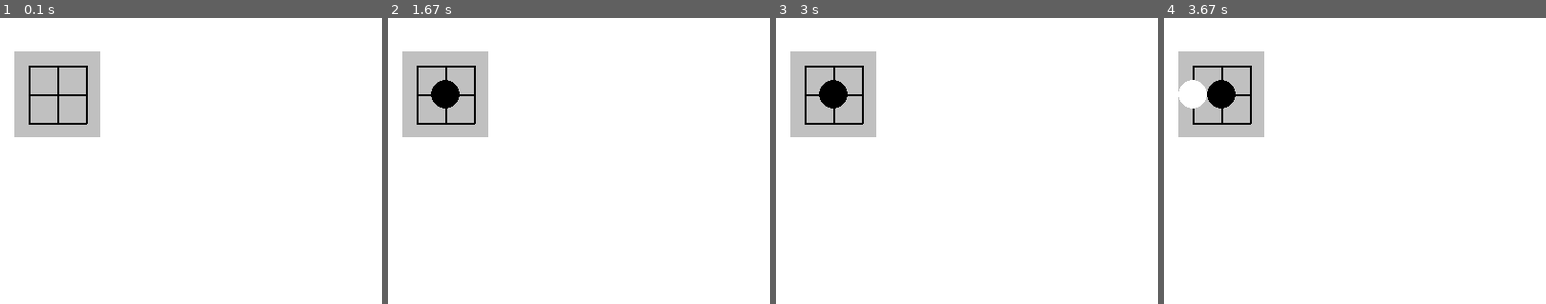
Above: before the commit, frames 1-4 (left to right).
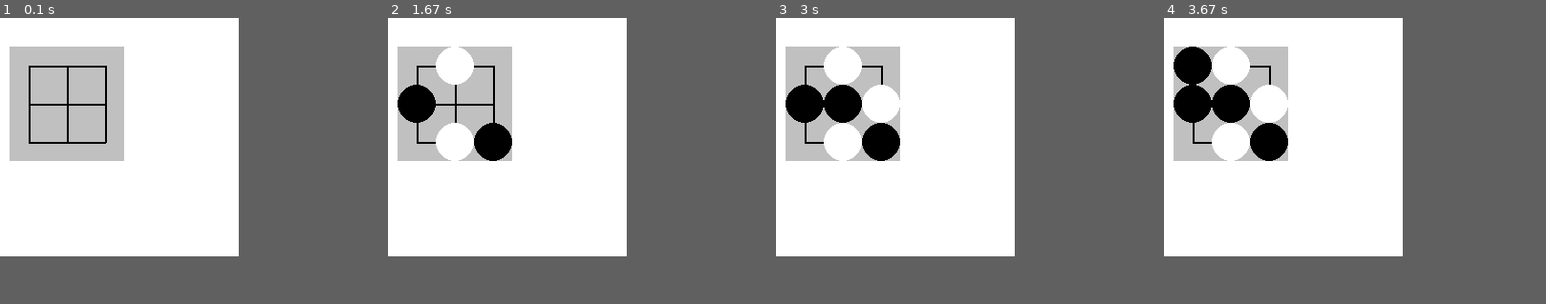
Above: after the commit, the same moments.

Repository: MyEncyclopedia/ConnectNGym
Game: pygame game, started from PyGameConnectN.py
Two runs of this game, one before a commit and one after it. Both use one fixed random seed, a clock stepped at 60 frames per second and the inputs below.
Inputs (mouse positions are % of the whole screen's width and height, from its top left):
- Up to frame 1 (0.1 s): no input
- Up to frame 2 (1.67 s): click (16, 21) at 0.38 s; click (8, 21) at 0.72 s; click (6, 14) at 1.05 s; click (7, 5) at 1.38 s
- Up to frame 3 (3 s): click (8, 12) at 1.72 s; click (14, 14) at 2.55 s
- Up to frame 4 (3.67 s): click (4, 12) at 3.38 s
The pictures show only the part of the screen within x 0-50%, y 0-50%; the shares and areas given below are measured in that part.
The window is 800x600 before the commit and 250x250 after it. Grey fills any space a smaller window leaves; there, only what the larger window draws over its background counts as a difference.

The runs differ from the first frame. In frame 1, 5.9% of the frame differs, in the area x 2-33%, y 10-50%; in frame 2, 7.6%; in frame 3, 7.4%; in frame 4, 8.3%.

Commit message:
multi terms

Diff:
--- a/PyGameConnectN.py
+++ b/PyGameConnectN.py
@@ -9,7 +9,7 @@
 class PyGameBoard:
 
     def __init__(self, board_size=3, connect_num=3):
-        self.grid_size = 30
+        self.grid_size = 40
         self.start_x, self.start_y = 30, 50
         self.edge_size = self.grid_size / 2
         self.board_size = board_size
@@ -18,7 +18,9 @@
 
         pygame.init()
 
-        self.screen = pygame.display.set_mode((800, 600))
+        # self.screen = pygame.display.set_mode((800, 600))
+        window_size = max(250, self.grid_size * board_size + 50)
+        self.screen = pygame.display.set_mode((window_size, window_size))
         pygame.display.set_caption(f"Connect-{connect_num}, {board_size}x{board_size}")
         self.clock = pygame.time.Clock()
         self.font = pygame.font.Font(pygame.font.get_default_font(), 24)
--- a/base_agent.py
+++ b/base_agent.py
@@ -1,5 +1,6 @@
 #!/usr/bin/env python
 import random
+import time
 
 from ConnectNGym import ConnectNGym
 from PlannedStrategy import PlannedMinimaxStrategy
@@ -31,27 +32,32 @@
         return game.next_user_input()
 
 def play():
-    env = ConnectNGym()
+    env = ConnectNGym(grid_num=3, connect_num=3)
+    pygameBoard: PyGameBoard = env.reset()
 
-    pygameBoard: PyGameBoard = env.reset()
-    # agents = [HumanAgent(), AIAgent(MinimaxStrategy())]
-    agents = [HumanAgent(), AIAgent(PlannedMinimaxStrategy(pygameBoard.connectNGame))]
+    plannedMinimax = AIAgent(PlannedMinimaxStrategy(pygameBoard.connectNGame))
+    agents = [HumanAgent(), AIAgent(MinimaxStrategy())]
+    agents = [HumanAgent(), plannedMinimax]
+    agents = [plannedMinimax, plannedMinimax]
 
-    done = False
-    env.show_board(True)
-    agent_id = 0
-    while not done:
-        available_actions = env.get_available_actions()
-        agent = agents[agent_id]
-        action = agent.act(pygameBoard, available_actions)
-        _, reward, done, info = env.step(action)
+    while True:
+        pygameBoard: PyGameBoard = env.reset()
+        done = False
         env.show_board(True)
+        agent_id = -1
+        while not done:
+            agent_id = (agent_id + 1) % 2
+            available_actions = env.get_available_actions()
+            agent = agents[agent_id]
+            action = agent.act(pygameBoard, available_actions)
+            _, reward, done, info = env.step(action)
+            env.show_board(True)
 
-        if done:
-            print(reward)
-            break
+            if done:
+                print(f'result={reward}')
+                time.sleep(3)
+                break
 
-        agent_id = (agent_id + 1) % 2
 
 if __name__ == '__main__':
     play()
